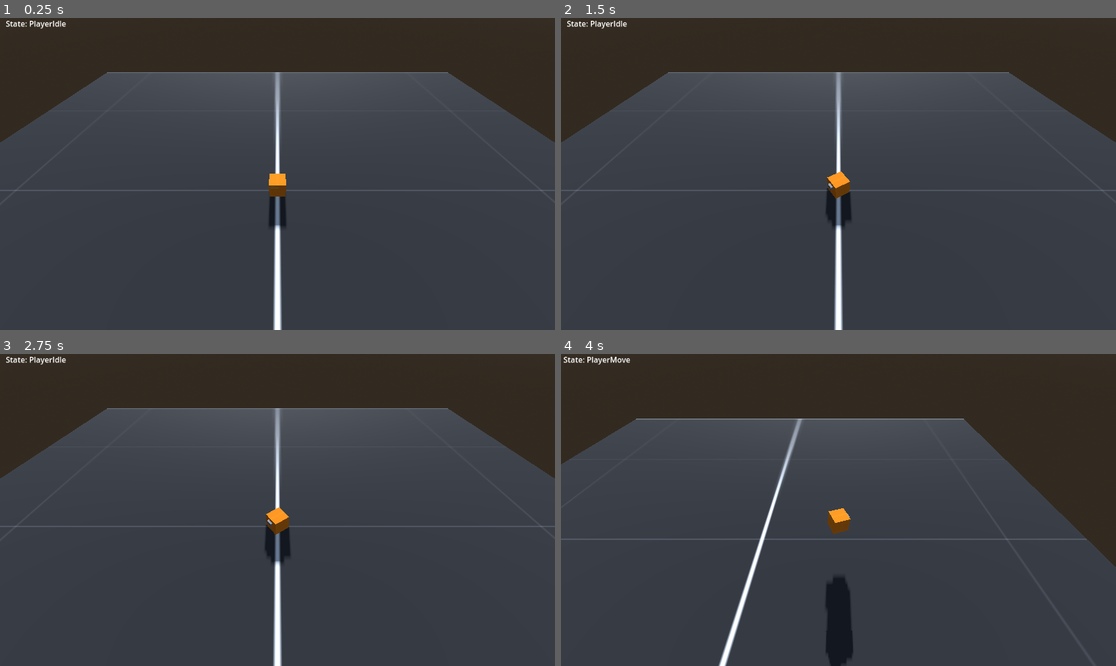
Above: before the commit, frames 1-4 (two rows, left to right).
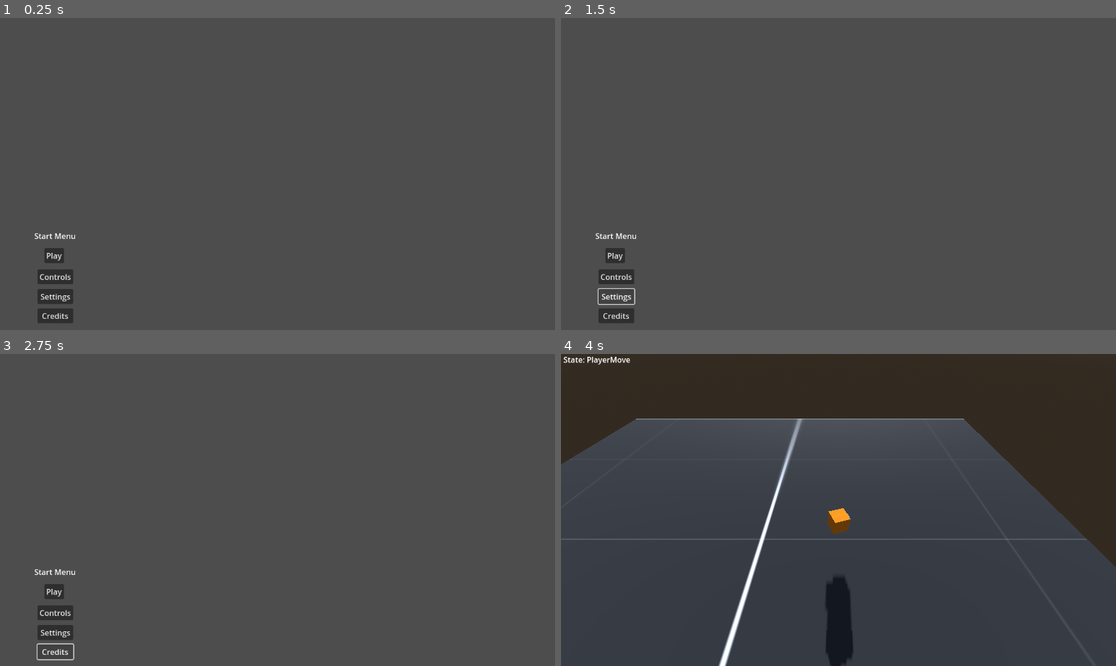
Above: after the commit, the same moments.

Repository: anqilique/2024-GameDev-Internal-Public
Game: Godot game, scene res://scenes/start_menu.tscn
The game is run twice, just before and just after one commit, with the same random seed, the same clock (stepped at 60 frames per second) and the same inputs. Before the commit the project starts from res://scenes/main.tscn.
Inputs (mouse positions are in pixels of both pictures, inside the frame that each line leads up to):
- Up to frame 1 (0.25 s): no input
- Up to frame 2 (1.5 s): click (616, 276) at 0.5 s, where only the run after the commit has a clickable "Controls"; click (616, 295) at 1.25 s, where only the run after the commit has a clickable "Settings"
- Up to frame 3 (2.75 s): click (55, 650) at 2 s, where only the run after the commit has a clickable "Credits"
- Up to frame 4 (4 s): click (616, 591) at 2.75 s, where only the run after the commit has a clickable "Play"; tap Enter (ui_accept) at 3.5, 3.77 s; move the mouse to (960, 494) at 3.52 s; hold Right (ui_right) from 3.53 s (still down)

The runs differ from the first frame. In frame 1, 24% of the frame differs, in the area x 0-100%, y 0-100%; in frame 2, 24%; in frame 3, 24%; in frame 4, nothing differs.

Commit message:
Menu and Classes
Started creating the menu scene. Also started on health and hitbox components.

Diff:
--- a/project.godot
+++ b/project.godot
@@ -12,7 +12,7 @@
 
 config/name="GameDevInternal_2024"
 config/tags=PackedStringArray("school")
-run/main_scene="res://scenes/main.tscn"
+run/main_scene="res://scenes/start_menu.tscn"
 config/features=PackedStringArray("4.2", "Forward Plus")
 config/icon="res://icon.svg"
 
--- a/scenes/player.tscn
+++ b/scenes/player.tscn
@@ -6,6 +6,8 @@
 [ext_resource type="Script" path="res://scripts/states/player_idle.gd" id="4_bgiyy"]
 [ext_resource type="Script" path="res://scripts/states/player_move.gd" id="5_87axk"]
 [ext_resource type="Script" path="res://scripts/states/player_jump.gd" id="6_xqyd6"]
+[ext_resource type="Script" path="res://scripts/health_component.gd" id="7_v6ldb"]
+[ext_resource type="Script" path="res://scripts/hitbox_component.gd" id="8_iupyn"]
 
 [sub_resource type="BoxMesh" id="BoxMesh_i1ih4"]
 
@@ -55,3 +57,9 @@
 offset_bottom = 30.0
 text = "State: PlayerIdle"
 horizontal_alignment = 1
+
+[node name="HealthComponent" type="Node" parent="."]
+script = ExtResource("7_v6ldb")
+
+[node name="HitboxComponent" type="Node" parent="."]
+script = ExtResource("8_iupyn")
--- /dev/null
+++ b/scenes/start_menu.tscn
@@ -0,0 +1,48 @@
+[gd_scene load_steps=2 format=3 uid="uid://7jk3be4uoo3u"]
+
+[ext_resource type="Script" path="res://scripts/start_menu.gd" id="1_8oslk"]
+
+[node name="StartMenu" type="Node2D"]
+script = ExtResource("1_8oslk")
+
+[node name="MenuLabel" type="RichTextLabel" parent="."]
+offset_top = 441.0
+offset_right = 225.0
+offset_bottom = 648.0
+mouse_filter = 1
+bbcode_enabled = true
+text = "[center] Start Menu"
+
+[node name="PlayButton" type="Button" parent="MenuLabel"]
+layout_mode = 0
+offset_left = 92.0
+offset_top = 37.0
+offset_right = 133.0
+offset_bottom = 68.0
+text = "Play"
+
+[node name="ControlsButton" type="Button" parent="MenuLabel"]
+layout_mode = 0
+offset_left = 78.0
+offset_top = 81.0
+offset_right = 152.0
+offset_bottom = 112.0
+text = "Controls"
+
+[node name="Settings" type="Button" parent="MenuLabel"]
+layout_mode = 0
+offset_left = 78.0
+offset_top = 122.0
+offset_right = 152.0
+offset_bottom = 153.0
+text = "Settings"
+
+[node name="Credits" type="Button" parent="MenuLabel"]
+layout_mode = 0
+offset_left = 78.0
+offset_top = 162.0
+offset_right = 152.0
+offset_bottom = 193.0
+text = "Credits"
+
+[connection signal="pressed" from="MenuLabel/PlayButton" to="." method="_on_play_button_pressed"]
--- /dev/null
+++ b/scripts/attack_class.gd
@@ -0,0 +1,4 @@
+extends Node
+class_name Attack
+
+var attack_damage
--- /dev/null
+++ b/scripts/health_component.gd
@@ -0,0 +1,2 @@
+extends Node
+class_name HealthComponent
--- /dev/null
+++ b/scripts/hitbox_component.gd
@@ -0,0 +1,8 @@
+extends Node
+class_name HitboxComponent
+
+@export var health_component : HealthComponent
+
+func damage(attack: Attack):
+	if health_component and health_component.health > 0:
+		pass
--- /dev/null
+++ b/scripts/start_menu.gd
@@ -0,0 +1,15 @@
+extends Node2D
+
+
+# Called when the node enters the scene tree for the first time.
+func _ready():
+	pass # Replace with function body.
+
+
+# Called every frame. 'delta' is the elapsed time since the previous frame.
+func _process(delta):
+	pass
+
+
+func _on_play_button_pressed():
+	get_tree().change_scene_to_file("res://scenes/main.tscn")
Not shown: 1 places in scenes/player.tscn that only renumber resources
